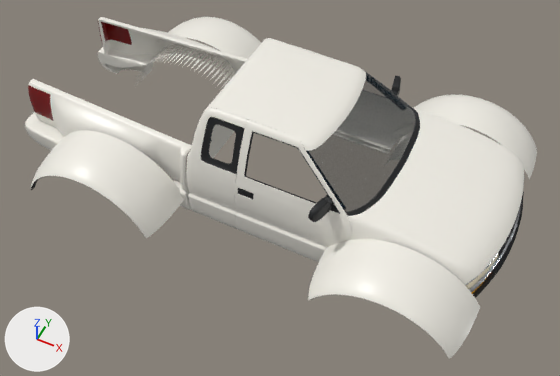
A saved change to the glTF model public/models/trophy-body.glb.
The view is the same before and after, from a 50 mm lens placed at (2.1, -4.38, 4.99), pointed at (0.05, -0.3, -0.12). The lights are fixed; the arrows at lower left show +X, +Y and +Z. The first picture is the older version. Vertices at exactly the same position are counted once.

Names of what the first picture shows: 'Trophy body'.
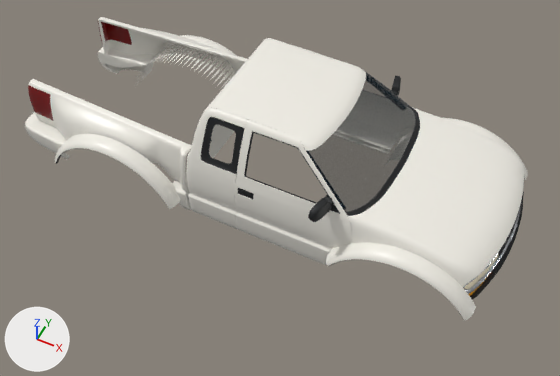
Where the change shows, as pixel boxes [x1, y1, x2, y2] in the pictures (560 x 376 px; the box of a moved part takes in the faces that stretch with it):
```json
{"object": "Trophy body", "change": "reshaped", "before": [25, 17, 537, 359], "after": [25, 17, 528, 321], "on screen": "11% shorter"}
{"part": 1, "of": "me_trophy_body", "change": "rebuilt", "before": [157, 17, 261, 59], "after": [155, 35, 237, 56]}
{"part": 2, "of": "me_trophy_body", "change": "rebuilt", "before": [30, 130, 184, 238], "after": [55, 133, 181, 209], "on screen": "18% narrower, 29% shorter"}
{"part": 3, "of": "me_trophy_body", "change": "rebuilt", "before": [395, 95, 537, 180], "after": [396, 118, 528, 180], "on screen": "7% narrower, 27% shorter"}
{"part": 4, "of": "me_trophy_body", "change": "moved or reshaped", "before": [308, 239, 480, 359], "after": [326, 243, 476, 321]}
```

Edits to the scene script, one JSON object a line:
```json
{"block": "me_trophy_body", "where": "# used by ob_trophy_body; location = (0.0, 0.0, 0.0)"}
{"op": "remove", "block": "me_trophy_body", "code": "me_trophy_body.from_pydata(...)  # 26506 vertices, 49774 faces; spans x -2.5..2.06, y -1.25..1.25, z -0.34..0.8"}
{"op": "add", "block": "me_trophy_body", "code": "me_trophy_body.from_pydata(...)  # 26278 vertices, 49318 faces; spans x -2.5..2.06, y -0.91..0.92, z -0.34..0.8"}
{"block": "me_trophy_body", "change": "me_trophy_body part 1: the loose piece of 513 vertices spanning x -2.04..-0.66, y 0.74..1.25, z -0.21..0.29 is rebuilt with 456 vertices and now spans x -2.01..-0.69, y 0.74..0.88, z -0.21..0.26"}
{"block": "me_trophy_body", "change": "me_trophy_body part 2: the loose piece of 513 vertices spanning x -2.04..-0.66, y -1.25..-0.74, z -0.21..0.29 is rebuilt with 456 vertices and now spans x -2.01..-0.69, y -0.88..-0.74, z -0.21..0.26"}
{"block": "me_trophy_body", "change": "me_trophy_body part 3: the loose piece of 513 vertices spanning x 0.7..2.0, y 0.74..1.25, z -0.12..0.29 is rebuilt with 456 vertices and now spans x 0.74..1.96, y 0.74..0.88, z -0.12..0.26"}
{"block": "me_trophy_body", "change": "me_trophy_body part 4: 513 vertices removed from x 0.7..2.0, y -1.25..-0.74, z -0.12..0.29; 456 vertices added at x 0.74..1.96, y -0.88..-0.74, z -0.12..0.26"}
```
